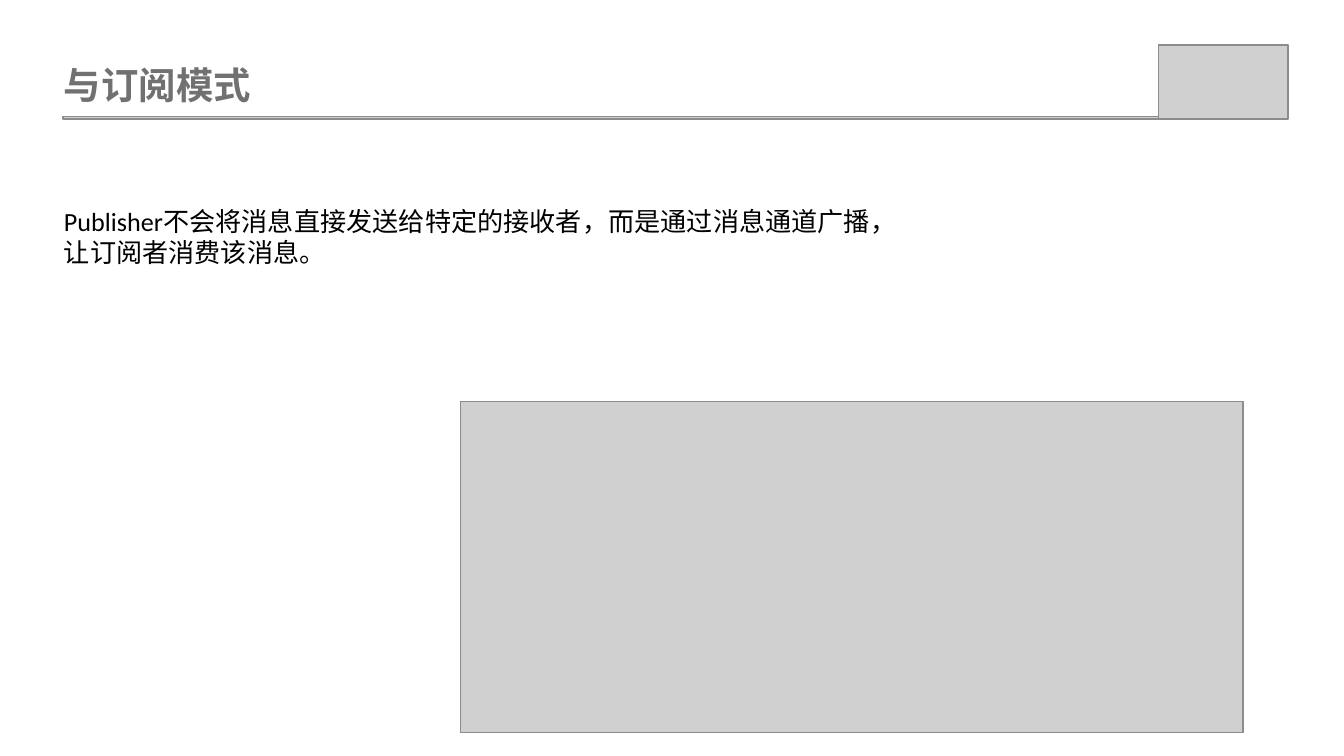
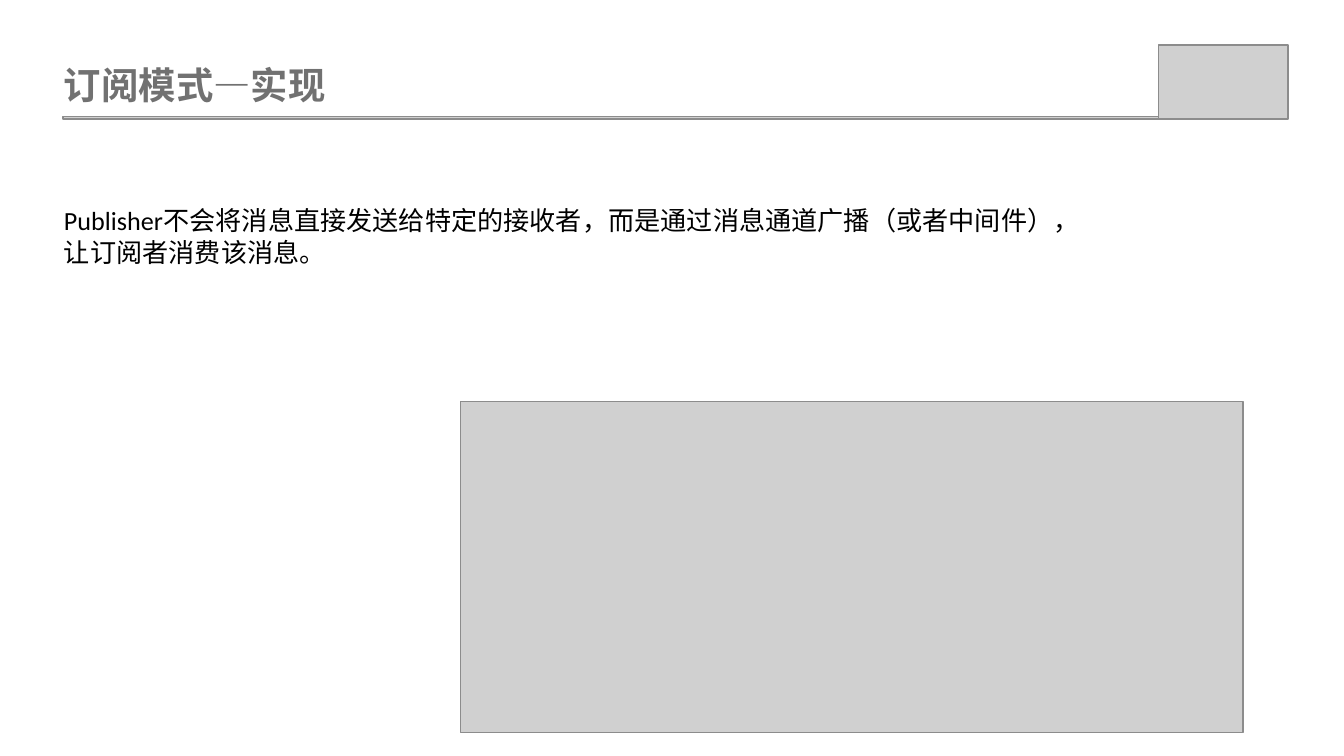
Before and after one commit to weiwangqiang/SharePPT, a slide deck: slide 11 of ObservableMode/观查者模式.pptx. Drawn at 1344x756 pixels with LibreOffice and Linux fonts; fonts in the diff are those of the drawing; grey boxes stand for pictures. Boxes give left, top, right and bottom in pixels: in the first picture for what was removed or moved away, otherwise in the second. Text is boxed around its words. In the diff, an @@ line names an element or a change of style, - is before the commit and + after.

```diff
--- a/ObservableMode/观查者模式.pptx
+++ b/ObservableMode/观查者模式.pptx
@@ text at <box>64,67,326,103</box>: text changed @@
-与订阅模式
+订阅模式—实现
@@ text at <box>64,209,1080,233</box>: text changed @@
-Publisher不会将消息直接发送给特定的接收者，而是通过消息通道广播，
+Publisher不会将消息直接发送给特定的接收者，而是通过消息通道广播（或者中间件），
```
Also in this commit, not shown: 2 other slides changed, 1 slide added, 12 other files.
